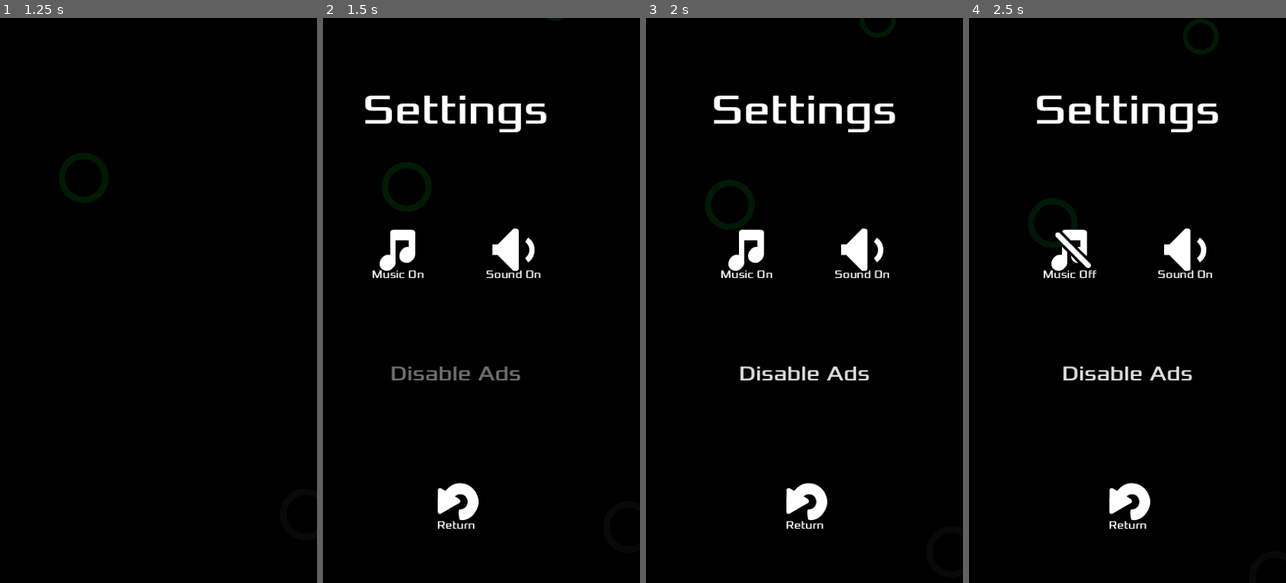
Above: before the commit, frames 1-4 (left to right).
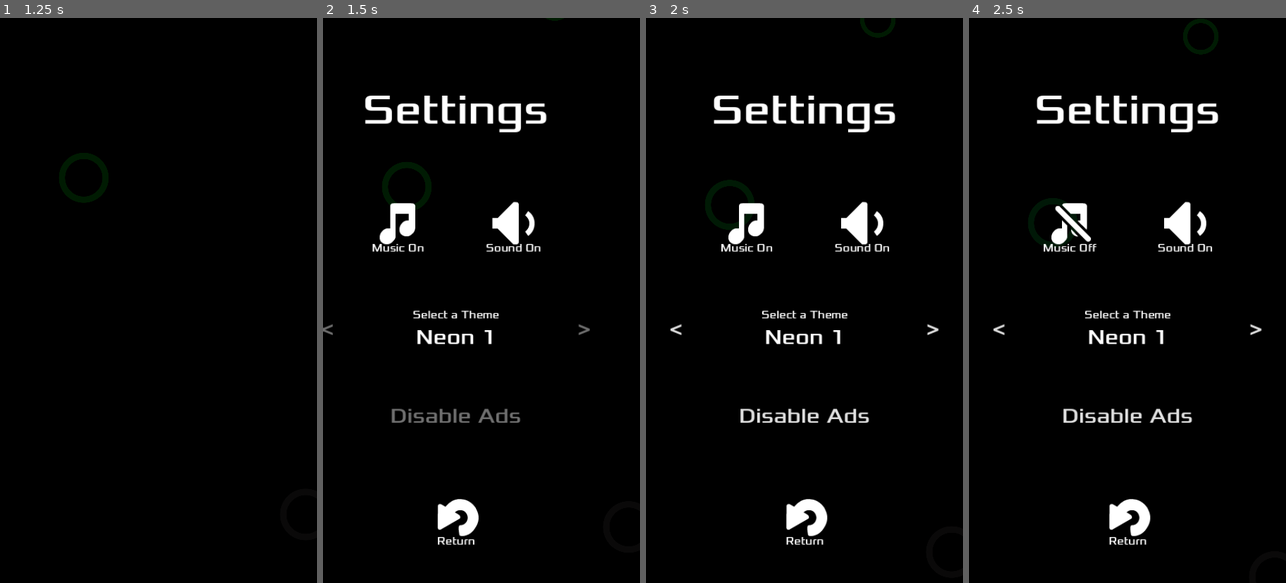
Above: after the commit, the same moments.

Repository: jrenato/circle_jump
Game: Godot game, scene res://Game/main.tscn
Same seed, same stepped clock (60 frames per second), same inputs: the game is played once before the commit and once after it. Sound files missing from this copy of the repository are replaced by a short silence.
Inputs (mouse positions are in pixels of both pictures, inside the frame that each line leads up to):
- Up to frame 1 (1.25 s): click "Settings" at 0.5 s
- Up to frame 2 (1.5 s): move the mouse to (551, 272) at 1.27 s; hold Right (ui_right) from 1.28 s (still down); hold Ctrl from 1.28 s (still down); click (551, 272) at 1.42 s
- Up to frame 3 (2 s): keep holding Right (ui_right); keep holding Ctrl
- Up to frame 4 (2.5 s): release Right (ui_right) at 2 s; release Ctrl at 2 s; click "Music On" at 2 s

Frame 1 is identical in both runs. In frame 2, 4.5% of the frame differs, in the area x 0-85%, y 32-94%; in frame 3, 4.6%; in frame 4, 4.7%, in the area x 7-93%, y 32-94%.

Commit message:
Added theme to settings

Diff:
--- a/Autoload/settings.gd
+++ b/Autoload/settings.gd
@@ -1,6 +1,7 @@
 extends Node
 
 signal game_cancelled
+signal theme_changed
 
 # TODO: Reconsider using dictionary instead of array
 @export var color_schemes: Array[ColorScheme]
@@ -22,6 +23,7 @@
 	load_default_theme()
 	load_high_score()
 	load_settings()
+	theme_changed.emit()
 
 
 func load_default_theme() -> void:
@@ -35,6 +37,7 @@
 	for color_scheme in color_schemes:
 		if color_scheme.name == theme_name:
 			theme = color_scheme
+			theme_changed.emit()
 			break
 
 
--- a/Autoload/settings.tscn
+++ b/Autoload/settings.tscn
@@ -1,10 +1,14 @@
-[gd_scene load_steps=5 format=3 uid="uid://crpryxm74i620"]
+[gd_scene load_steps=9 format=3 uid="uid://crpryxm74i620"]
 
 [ext_resource type="Script" path="res://Autoload/settings.gd" id="1_wnd5y"]
 [ext_resource type="Resource" uid="uid://dxcl2s2mk5iwu" path="res://Resources/Themes/neon1.tres" id="2_q41n6"]
 [ext_resource type="Resource" uid="uid://oeyi1ua41367" path="res://Resources/Themes/neon2.tres" id="3_t3h10"]
 [ext_resource type="Resource" uid="uid://0a1pfujga5qi" path="res://Resources/Themes/neon3.tres" id="4_s7iww"]
+[ext_resource type="Resource" uid="uid://3ihlnkw45ag" path="res://Resources/Themes/space_vibes.tres" id="5_0xoew"]
+[ext_resource type="Resource" uid="uid://bphllkv1v7eam" path="res://Resources/Themes/neon_night.tres" id="6_1eyqo"]
+[ext_resource type="Resource" uid="uid://c02qwaxr3yj6g" path="res://Resources/Themes/forest_mistery.tres" id="7_jxkg8"]
+[ext_resource type="Resource" uid="uid://6hvwyx64eegk" path="res://Resources/Themes/retro_arcade.tres" id="8_wrurf"]
 
 [node name="Settings" type="Node"]
 script = ExtResource("1_wnd5y")
-color_schemes = Array[Resource("res://Resources/color_scheme.gd")]([ExtResource("2_q41n6"), ExtResource("3_t3h10"), ExtResource("4_s7iww")])
+color_schemes = Array[Resource("res://Resources/color_scheme.gd")]([ExtResource("2_q41n6"), ExtResource("3_t3h10"), ExtResource("4_s7iww"), ExtResource("5_0xoew"), ExtResource("6_1eyqo"), ExtResource("7_jxkg8"), ExtResource("8_wrurf")])
--- a/GUI/Screens/settings_screen.tscn
+++ b/GUI/Screens/settings_screen.tscn
@@ -13,6 +13,23 @@
 [sub_resource type="LabelSettings" id="LabelSettings_roocj"]
 font = ExtResource("2_e8fij")
 
+[sub_resource type="StyleBoxEmpty" id="StyleBoxEmpty_22lkr"]
+
+[sub_resource type="StyleBoxEmpty" id="StyleBoxEmpty_l3rcc"]
+
+[sub_resource type="StyleBoxEmpty" id="StyleBoxEmpty_loasw"]
+
+[sub_resource type="StyleBoxEmpty" id="StyleBoxEmpty_2uexr"]
+
+[sub_resource type="StyleBoxEmpty" id="StyleBoxEmpty_8bxt3"]
+
+[sub_resource type="LabelSettings" id="LabelSettings_kxgcd"]
+font = ExtResource("2_e8fij")
+
+[sub_resource type="LabelSettings" id="LabelSettings_hms4j"]
+font = ExtResource("2_e8fij")
+font_size = 32
+
 [sub_resource type="StyleBoxEmpty" id="StyleBoxEmpty_8j85r"]
 
 [sub_resource type="StyleBoxEmpty" id="StyleBoxEmpty_baaxx"]
@@ -23,7 +40,7 @@
 
 [sub_resource type="StyleBoxEmpty" id="StyleBoxEmpty_je2cb"]
 
-[node name="SettingsScreen" type="Control" node_paths=PackedStringArray("music_label", "sound_label")]
+[node name="SettingsScreen" type="Control" node_paths=PackedStringArray("music_label", "sound_label", "theme_label")]
 process_mode = 3
 layout_mode = 3
 anchors_preset = 15
@@ -34,8 +51,9 @@
 grow_horizontal = 2
 grow_vertical = 2
 script = ExtResource("1_vdjwt")
-music_label = NodePath("MarginContainer/VBoxContainer/Buttons/MusicButton/MusicLabel")
-sound_label = NodePath("MarginContainer/VBoxContainer/Buttons/SoundButton/SoundLabel")
+music_label = NodePath("MarginContainer/VBoxContainer/SFXButtons/MusicButton/MusicLabel")
+sound_label = NodePath("MarginContainer/VBoxContainer/SFXButtons/SoundButton/SoundLabel")
+theme_label = NodePath("MarginContainer/VBoxContainer/ThemeButtons/VBoxContainer/ThemeLabel")
 
 [node name="MarginContainer" type="MarginContainer" parent="."]
 layout_mode = 1
@@ -53,25 +71,25 @@
 
 [node name="VBoxContainer" type="VBoxContainer" parent="MarginContainer"]
 layout_mode = 2
-theme_override_constants/separation = 120
+theme_override_constants/separation = 80
 
-[node name="Label" type="Label" parent="MarginContainer/VBoxContainer"]
+[node name="SettingsLabel" type="Label" parent="MarginContainer/VBoxContainer"]
 layout_mode = 2
 text = "Settings"
 label_settings = SubResource("LabelSettings_tp6g6")
 horizontal_alignment = 1
 vertical_alignment = 1
 
-[node name="Buttons" type="HBoxContainer" parent="MarginContainer/VBoxContainer"]
+[node name="SFXButtons" type="HBoxContainer" parent="MarginContainer/VBoxContainer"]
 layout_mode = 2
 theme_override_constants/separation = 75
 alignment = 1
 
-[node name="MusicButton" type="TextureButton" parent="MarginContainer/VBoxContainer/Buttons" groups=["buttons"]]
+[node name="MusicButton" type="TextureButton" parent="MarginContainer/VBoxContainer/SFXButtons" groups=["buttons"]]
 layout_mode = 2
 texture_normal = ExtResource("3_ii7qc")
 
-[node name="MusicLabel" type="Label" parent="MarginContainer/VBoxContainer/Buttons/MusicButton"]
+[node name="MusicLabel" type="Label" parent="MarginContainer/VBoxContainer/SFXButtons/MusicButton"]
 layout_mode = 1
 anchors_preset = 12
 anchor_top = 1.0
@@ -84,11 +102,11 @@
 label_settings = SubResource("LabelSettings_roocj")
 horizontal_alignment = 1
 
-[node name="SoundButton" type="TextureButton" parent="MarginContainer/VBoxContainer/Buttons" groups=["buttons"]]
+[node name="SoundButton" type="TextureButton" parent="MarginContainer/VBoxContainer/SFXButtons" groups=["buttons"]]
 layout_mode = 2
 texture_normal = ExtResource("2_jq21h")
 
-[node name="SoundLabel" type="Label" parent="MarginContainer/VBoxContainer/Buttons/SoundButton"]
+[node name="SoundLabel" type="Label" parent="MarginContainer/VBoxContainer/SFXButtons/SoundButton"]
 layout_mode = 1
 anchors_preset = 12
 anchor_top = 1.0
@@ -100,6 +118,54 @@
 text = "Sound On"
 label_settings = SubResource("LabelSettings_roocj")
 horizontal_alignment = 1
+
+[node name="ThemeButtons" type="HBoxContainer" parent="MarginContainer/VBoxContainer"]
+layout_mode = 2
+size_flags_vertical = 4
+alignment = 1
+
+[node name="ThemeLeftButton" type="Button" parent="MarginContainer/VBoxContainer/ThemeButtons" groups=["buttons"]]
+custom_minimum_size = Vector2(50, 50)
+layout_mode = 2
+focus_mode = 0
+theme_override_fonts/font = ExtResource("2_e8fij")
+theme_override_font_sizes/font_size = 32
+theme_override_styles/normal = SubResource("StyleBoxEmpty_22lkr")
+theme_override_styles/hover = SubResource("StyleBoxEmpty_l3rcc")
+theme_override_styles/pressed = SubResource("StyleBoxEmpty_loasw")
+theme_override_styles/disabled = SubResource("StyleBoxEmpty_2uexr")
+theme_override_styles/focus = SubResource("StyleBoxEmpty_8bxt3")
+text = "<"
+
+[node name="VBoxContainer" type="VBoxContainer" parent="MarginContainer/VBoxContainer/ThemeButtons"]
+layout_mode = 2
+size_flags_horizontal = 3
+size_flags_vertical = 4
+
+[node name="ThemeNameLabel" type="Label" parent="MarginContainer/VBoxContainer/ThemeButtons/VBoxContainer"]
+layout_mode = 2
+text = "Select a Theme"
+label_settings = SubResource("LabelSettings_kxgcd")
+horizontal_alignment = 1
+
+[node name="ThemeLabel" type="Label" parent="MarginContainer/VBoxContainer/ThemeButtons/VBoxContainer"]
+layout_mode = 2
+text = "Neon 1"
+label_settings = SubResource("LabelSettings_hms4j")
+horizontal_alignment = 1
+
+[node name="ThemeRightButton" type="Button" parent="MarginContainer/VBoxContainer/ThemeButtons" groups=["buttons"]]
+custom_minimum_size = Vector2(50, 50)
+layout_mode = 2
+focus_mode = 0
+theme_override_fonts/font = ExtResource("2_e8fij")
+theme_override_font_sizes/font_size = 32
+theme_override_styles/normal = SubResource("StyleBoxEmpty_22lkr")
+theme_override_styles/hover = SubResource("StyleBoxEmpty_l3rcc")
+theme_override_styles/pressed = SubResource("StyleBoxEmpty_loasw")
+theme_override_styles/disabled = SubResource("StyleBoxEmpty_2uexr")
+theme_override_styles/focus = SubResource("StyleBoxEmpty_8bxt3")
+text = ">"
 
 [node name="AdsButton" type="Button" parent="MarginContainer/VBoxContainer" groups=["buttons"]]
 layout_mode = 2
--- a/GUI/base_screen.gd
+++ b/GUI/base_screen.gd
@@ -4,6 +4,7 @@
 @export var highscore_label: Label
 @export var music_label: Label
 @export var sound_label: Label
+@export var theme_label: Label
 
 var fadeout_duration: float = 0.5
 
--- a/GUI/screens.gd
+++ b/GUI/screens.gd
@@ -14,6 +14,8 @@
 var fadeout_duration: float = 0.5
 var current_screen: BaseScreen = null
 
+var themes: Array[String]
+
 @onready var title_screen: BaseScreen = %TitleScreen
 @onready var pause_screen: BaseScreen = %PauseScreen
 @onready var settings_screen: BaseScreen = %SettingsScreen
@@ -22,8 +24,14 @@
 
 
 func _ready() -> void:
+	Settings.theme_changed.connect(_on_theme_changed)
+
 	register_buttons()
+	for theme in Settings.color_schemes:
+		themes.append(theme.name)
 	change_screen(title_screen)
+
+	settings_screen.theme_label.text = Settings.theme_name
 
 
 func register_buttons() -> void:
@@ -81,6 +89,20 @@
 		game_over_screen.highscore_label.text = "Best: %d" % high_score
 
 
+func shift_theme(direction: String = "Right") -> void:
+	var current_index = themes.find(Settings.theme_name)
+	if current_index == -1:
+		current_index = 0
+
+	if direction == "Right":
+		current_index = (current_index + 1) % themes.size()
+	else:
+		current_index = (current_index - 1) % themes.size()
+
+	Settings.theme_name = themes[current_index]
+	Settings.save_settings()
+
+
 func _on_button_pressed(button: BaseButton) -> void:
 	AudioManager.play_sound("Click")
 
@@ -113,12 +135,17 @@
 			button.texture_normal = sound_buttons[AudioManager.is_sound_enabled()]
 			settings_screen.sound_label.text = "Sound " + ("On" if AudioManager.is_sound_enabled() else "Off")
 			Settings.save_settings()
+		"ThemeLeftButton":
+			shift_theme("Left")
+		"ThemeRightButton":
+			shift_theme("Right")
 		"AdsButton":
 			# TODO: Implement ads
 			if button.text == "Disable Ads":
 				button.text = "Enable Ads"
 			else:
 				button.text = "Disable Ads"
+			Settings.save_settings()
 
 		# Game Over Screen
 		"HomeButton":
@@ -137,6 +164,10 @@
 			Settings.game_cancelled.emit()
 
 
+func _on_theme_changed() -> void:
+	settings_screen.theme_label.text = Settings.theme_name
+
+
 func _notification(what: int) -> void:
 	if what == NOTIFICATION_WM_GO_BACK_REQUEST:
 		# Handle Android back button
--- a/Game/Circle/circle.gd
+++ b/Game/Circle/circle.gd
@@ -48,16 +48,20 @@
 
 
 func _ready() -> void:
+	Settings.theme_changed.connect(_on_theme_changed)
 	sprite_effect.visible = false
 
-	# Update the theme
+	update_theme()
+
+	# Randomize the orbit direction
+	rotation_speed *= pow(-1, randi() % 2)
+
+func update_theme() -> void:
+	# Update the theme colors
 	sprite.material = sprite.material.duplicate()
 	sprite_effect.material = sprite_effect.material.duplicate()
 	sprite_effect.material.set_shader_parameter("color", sprite.material.get_shader_parameter("color"))
 	orbit_progress_bar.tint_progress = Settings.theme["circle_fill"]
-
-	# Randomize the orbit direction
-	rotation_speed *= pow(-1, randi() % 2)
 
 
 func init_circle(circle_position: Vector2, level: int, first_circle: bool = false) -> void:
@@ -176,3 +180,8 @@
 		animation_player.play("implode")
 	await animation_player.animation_finished
 	queue_free()
+
+
+func _on_theme_changed() -> void:
+	update_theme()
+	update_mode()
--- a/Game/Jumper/jumper.gd
+++ b/Game/Jumper/jumper.gd
@@ -21,7 +21,12 @@
 
 func _ready() -> void:
 	Settings.game_cancelled.connect(die)
+	Settings.theme_changed.connect(_on_theme_changed)
 
+	update_theme()
+
+
+func update_theme() -> void:
 	sprite.material.set_shader_parameter("color", Settings.theme["player_body"])
 	var trail_color: Color = Settings.theme["player_trail"]
 	trail_line.gradient.set_color(0, trail_color)
@@ -91,3 +96,7 @@
 func _on_visible_on_screen_notifier_2d_screen_exited() -> void:
 	if not target:
 		die()
+
+
+func _on_theme_changed() -> void:
+	update_theme()
--- a/Game/Jumper/jumper.tscn
+++ b/Game/Jumper/jumper.tscn
@@ -27,12 +27,11 @@
 rotation = 1.5708
 texture = ExtResource("1_e32ii")
 
-[node name="VisibleOnScreenNotifier2D" type="VisibleOnScreenNotifier2D" parent="."]
-
 [node name="Node" type="Node" parent="."]
 
 [node name="TrailLine2D" type="Line2D" parent="Node"]
 unique_name_in_owner = true
+z_index = -1
 width = 15.0
 width_curve = SubResource("Curve_rh6sa")
 gradient = SubResource("Gradient_0q2uy")
@@ -40,5 +39,7 @@
 begin_cap_mode = 2
 end_cap_mode = 2
 
+[node name="VisibleOnScreenNotifier2D" type="VisibleOnScreenNotifier2D" parent="."]
+
 [connection signal="area_entered" from="." to="." method="_on_area_entered"]
 [connection signal="screen_exited" from="VisibleOnScreenNotifier2D" to="." method="_on_visible_on_screen_notifier_2d_screen_exited"]
--- a/Game/main.gd
+++ b/Game/main.gd
@@ -36,12 +36,17 @@
 func _ready() -> void:
 	randomize()
 	screens.start_game.connect(new_game)
+	Settings.theme_changed.connect(_on_theme_changed)
+
+	update_theme()
+
 	hud.pause_resume_game.connect(_on_pause_resume_pressed)
+	hud.hide_hud()
+	pause_rect.visible = false
 
-	hud.hide_hud()
 
+func update_theme() -> void:
 	background_rect.color = Settings.theme["background"]
-	pause_rect.visible = false
 
 
 func new_game() -> void:
@@ -148,3 +153,7 @@
 	else:
 		pause_rect.visible = true
 	screens.pause_resume_game()
+
+
+func _on_theme_changed() -> void:
+	update_theme()
--- /dev/null
+++ b/Resources/Themes/forest_mistery.tres
@@ -0,0 +1,15 @@
+[gd_resource type="Resource" script_class="ColorScheme" load_steps=2 format=3 uid="uid://c02qwaxr3yj6g"]
+
+[ext_resource type="Script" path="res://Resources/color_scheme.gd" id="1_jtwrh"]
+
+[resource]
+script = ExtResource("1_jtwrh")
+name = "Forest Mystery"
+default = false
+unlocked = true
+background = Color(0, 0.109804, 0, 1)
+player_body = Color(0, 1, 0, 1)
+player_trail = Color(0.196078, 0.803922, 0.196078, 1)
+circle_fill = Color(1, 0.6, 0.2, 1)
+circle_static = Color(1, 1, 1, 1)
+circle_limited = Color(1, 0, 0, 1)
--- a/Resources/Themes/neon1.tres
+++ b/Resources/Themes/neon1.tres
@@ -4,8 +4,8 @@
 
 [resource]
 script = ExtResource("1_mumxx")
-name = "Neon1"
-default = false
+name = "Neon 1"
+default = true
 unlocked = true
 background = Color(0, 0, 0, 1)
 player_body = Color(0.796078, 1, 0, 1)
--- a/Resources/Themes/neon2.tres
+++ b/Resources/Themes/neon2.tres
@@ -4,8 +4,8 @@
 
 [resource]
 script = ExtResource("1_d6604")
-name = "Neon2"
-default = true
+name = "Neon 2"
+default = false
 unlocked = true
 background = Color(0, 0, 0, 1)
 player_body = Color(0.964706, 1, 0, 1)
--- a/Resources/Themes/neon3.tres
+++ b/Resources/Themes/neon3.tres
@@ -4,7 +4,7 @@
 
 [resource]
 script = ExtResource("1_4t0d1")
-name = "Neon3"
+name = "Neon 3"
 default = false
 unlocked = true
 background = Color(0, 0, 0, 1)
--- /dev/null
+++ b/Resources/Themes/neon_night.tres
@@ -0,0 +1,15 @@
+[gd_resource type="Resource" script_class="ColorScheme" load_steps=2 format=3 uid="uid://bphllkv1v7eam"]
+
+[ext_resource type="Script" path="res://Resources/color_scheme.gd" id="1_buvyp"]
+
+[resource]
+script = ExtResource("1_buvyp")
+name = "Neon Night"
+default = false
+unlocked = true
+background = Color(0.148321, 7.53607e-05, 0.193995, 1)
+player_body = Color(1, 1, 0, 1)
+player_trail = Color(1, 0, 1, 1)
+circle_fill = Color(0, 1, 1, 1)
+circle_static = Color(1, 0, 0, 1)
+circle_limited = Color(0, 1, 0, 1)
--- /dev/null
+++ b/Resources/Themes/retro_arcade.tres
@@ -0,0 +1,15 @@
+[gd_resource type="Resource" script_class="ColorScheme" load_steps=2 format=3 uid="uid://6hvwyx64eegk"]
+
+[ext_resource type="Script" path="res://Resources/color_scheme.gd" id="1_bumlf"]
+
+[resource]
+script = ExtResource("1_bumlf")
+name = "Retro Arcade"
+default = false
+unlocked = true
+background = Color(0, 0, 0, 1)
+player_body = Color(1, 0, 0, 1)
+player_trail = Color(1, 1, 0, 1)
+circle_fill = Color(0, 1, 1, 1)
+circle_static = Color(1, 1, 1, 1)
+circle_limited = Color(1, 0.6, 0.2, 1)
--- /dev/null
+++ b/Resources/Themes/space_vibes.tres
@@ -0,0 +1,15 @@
+[gd_resource type="Resource" script_class="ColorScheme" load_steps=2 format=3 uid="uid://3ihlnkw45ag"]
+
+[ext_resource type="Script" path="res://Resources/color_scheme.gd" id="1_aohpg"]
+
+[resource]
+script = ExtResource("1_aohpg")
+name = "Space Vibes"
+default = false
+unlocked = true
+background = Color(0, 0, 0.266667, 1)
+player_body = Color(0, 1, 1, 1)
+player_trail = Color(1, 0, 1, 1)
+circle_fill = Color(0, 1, 0, 1)
+circle_static = Color(1, 1, 1, 1)
+circle_limited = Color(1, 0.6, 0.2, 1)
Not shown: 1 places in GUI/Screens/settings_screen.tscn that only renumber resources
